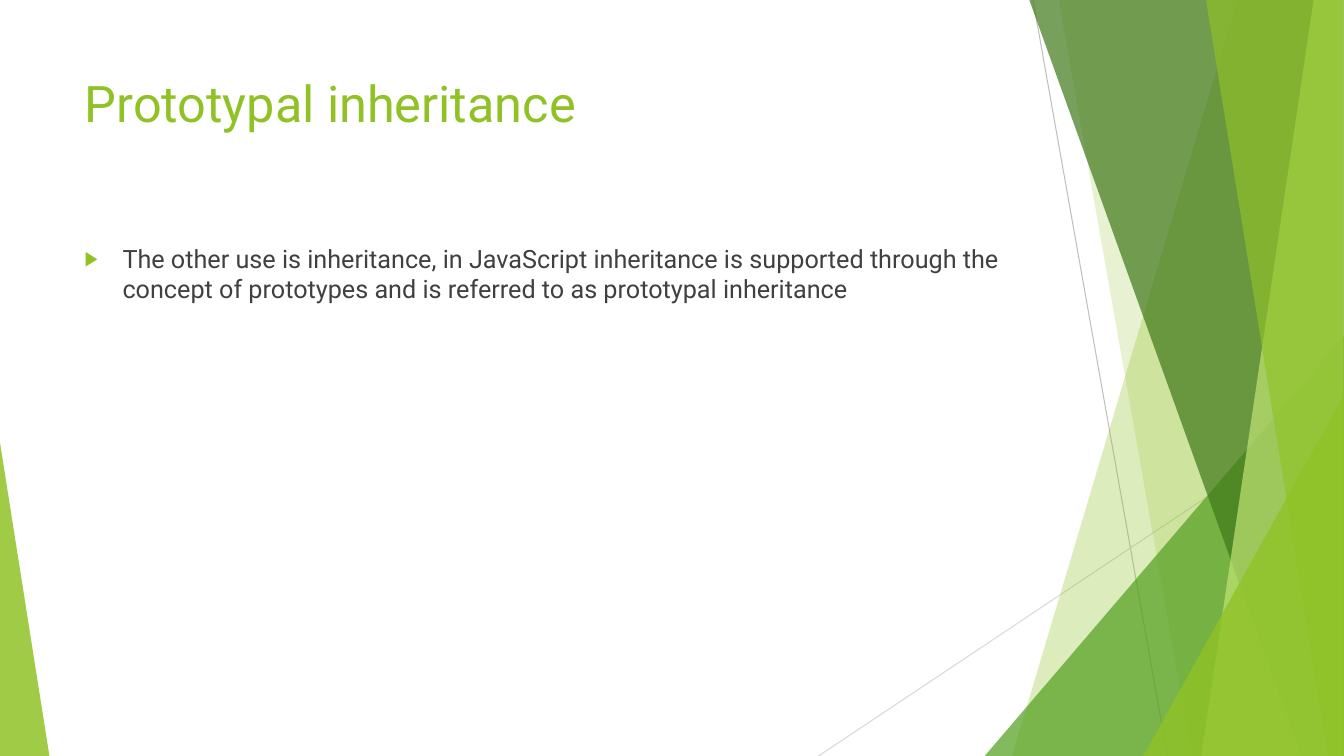
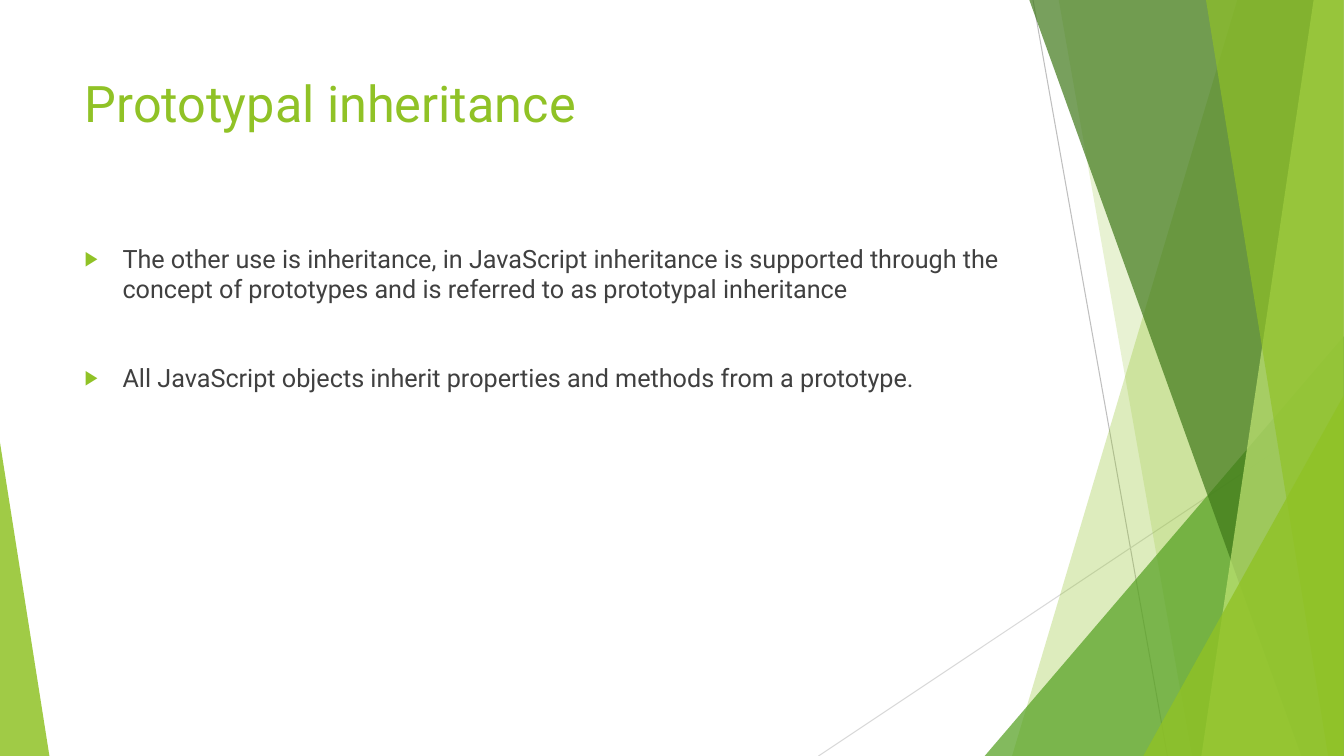
Before and after one commit to divyaparyani67/JavaScript_BAsics, a slide deck: slide 7 of JavaScript Advance/JavaScript Advance.pptx. Drawn at 1344x756 pixels with LibreOffice and Linux fonts; fonts in the diff are those of the drawing. Boxes give left, top, right and bottom in pixels: in the first picture for what was removed or moved away, otherwise in the second. Text is boxed around its words. In the diff, an @@ line names an element or a change of style, - is before the commit and + after.

```diff
--- a/JavaScript Advance/JavaScript Advance.pptx
+++ b/JavaScript Advance/JavaScript Advance.pptx
@@ text at [123, 368, 913, 393]: paragraph added @@
+▶ All JavaScript objects inherit properties and methods from a prototype.
```
Also in this commit, not shown: 1 other slide changed, 7 other files.
